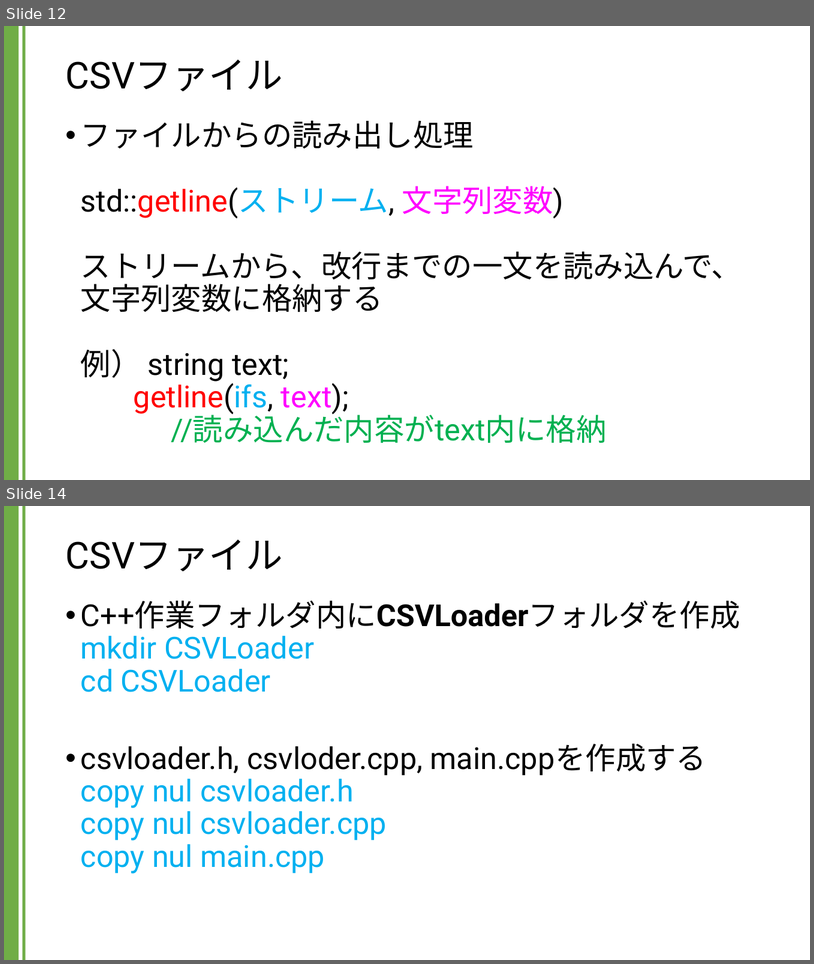
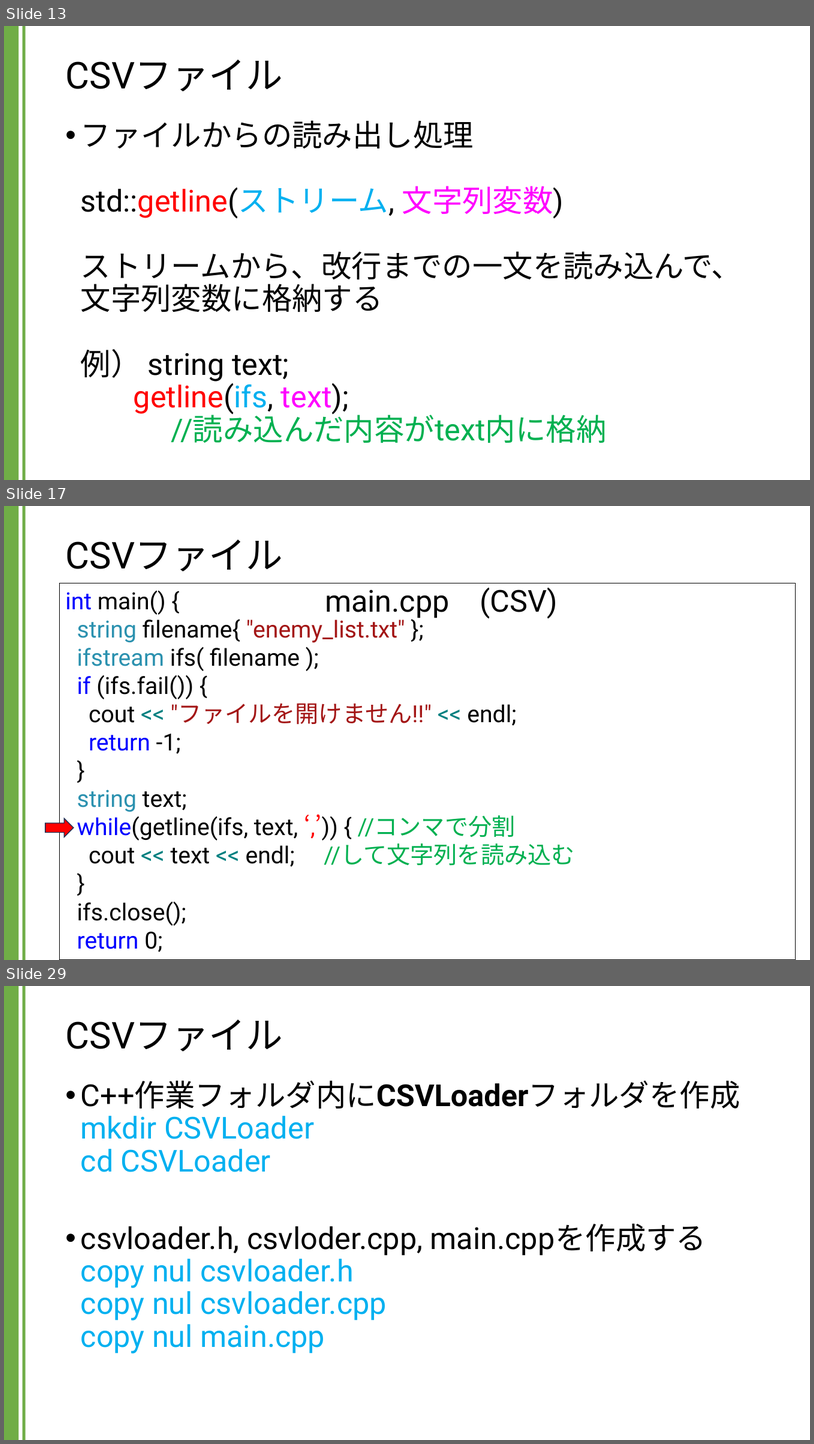
Before and after one commit to kic-murata/cpp2024, a slide deck: 授業資料/講義資料：CSVファイル.pptx. Shown one above the other, each under a label of ours: slides 12 and 14 before the commit, slides 13, 17 and 29 after it; the slides between them are not shown. The pictures are 814x964 and 814x1444 pixels, drawn with LibreOffice and Linux fonts; fonts in the diff are those of the drawing. Boxes give left, top, right and bottom in pixels: in the first picture for what was removed or moved away, otherwise in the second. Text is boxed around its words. In the diff, an @@ line names an element or a change of style, - is before the commit and + after.

```diff
--- a/授業資料/講義資料：CSVファイル.pptx
+++ b/授業資料/講義資料：CSVファイル.pptx
@@ slide 17 added at <box>4,506,810,960</box>, background #FFFFFF; not listed: 2 template elements that a slide beside it also shows @@
@@ title added at <box>65,540,282,571</box>, 44 pt, text #000000 @@
+CSVファイル
@@ rectangle added at <box>60,583,797,960</box>, outline #000000 0.75 pt, 28 pt, text #000000 @@
+int main() {
+string filename{ "enemy_list.txt" };
+ifstream ifs( filename );
+if (ifs.fail()) {
+cout << "ファイルを開けません!!" << endl;
+return -1;
+}
+string text;
+while(getline(ifs, text, ‘,’)) { //コンマで分割
+cout << text << endl; //して文字列を読み込む
+}
+ifs.close();
+return 0;
@@ text added at <box>325,588,558,619</box>, 36 pt, text #000000 @@
+main.cpp (CSV)
@@ right arrow added at <box>45,818,74,837</box>, fill #FF0000, outline #1E3256 1 pt @@
@@ what was slide 12 is now slide 13 @@
@@ what was slide 14 is now slide 29 @@
```
Also in this commit, not shown: 6 slides changed, 14 other slides added.
